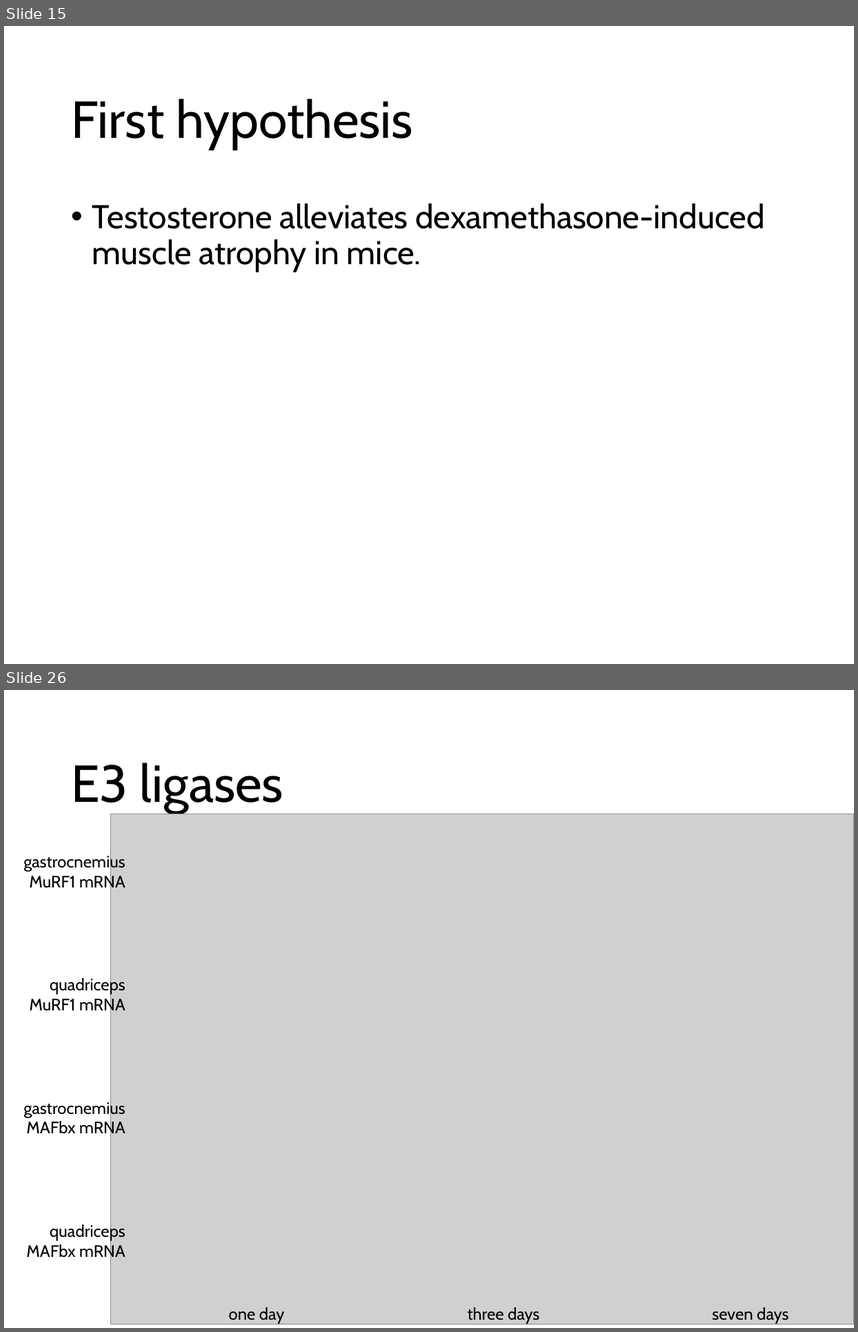
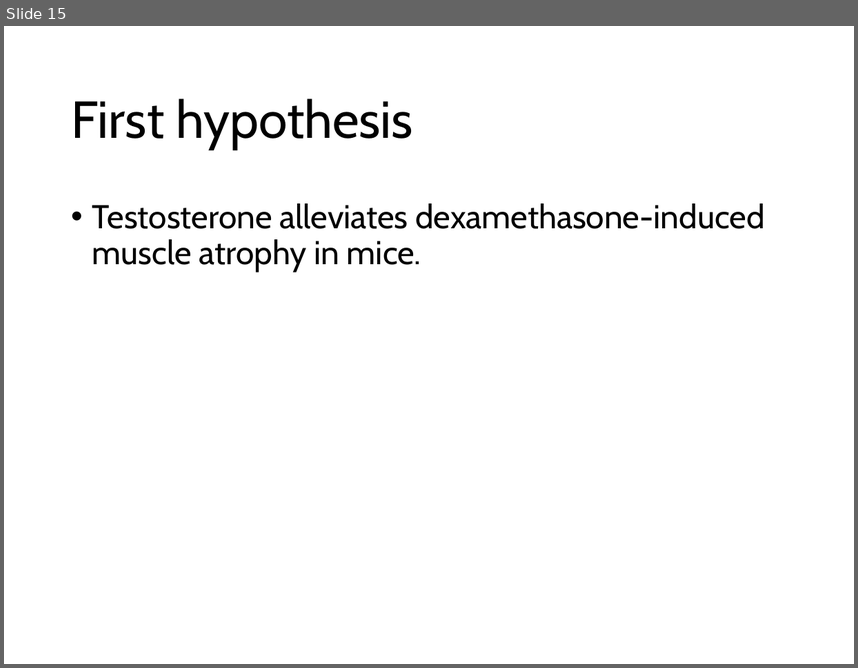
Before and after one commit to nvalexander/dissertation, a slide deck: defense.pptx. Shown one above the other, each under a label of ours: slides 15 and 26 before the commit, slide 15 after it; the slides between them are not shown. The pictures are 858x1332 and 858x668 pixels, drawn with LibreOffice and Linux fonts; fonts in the diff are those of the drawing; grey boxes stand for pictures. Boxes give left, top, right and bottom in pixels: in the first picture for what was removed or moved away, otherwise in the second. Text is boxed around its words. In the diff, an @@ line names an element or a change of style, - is before the commit and + after.

```diff
--- a/defense.pptx
+++ b/defense.pptx
@@ slide 26 removed at [4,690,854,1328], background #FFFFFF @@
@@ title removed at [71,762,283,813] @@
-E3 ligases
@@ picture removed at [111,814,854,1324] @@
@@ text removed at [24,854,125,891] @@
-gastrocnemius MuRF1 mRNA
@@ text removed at [30,976,125,1015] @@
-quadriceps MuRF1 mRNA
@@ text removed at [24,1099,125,1138] @@
-gastrocnemius MAFbx mRNA
@@ text removed at [27,1222,125,1261] @@
-quadriceps MAFbx mRNA
@@ text removed at [229,1307,284,1323] @@
-one day
@@ text removed at [468,1307,539,1323] @@
-three days
@@ text removed at [712,1307,789,1323] @@
-seven days
```
Also in this commit, not shown: 18 other slides removed.
